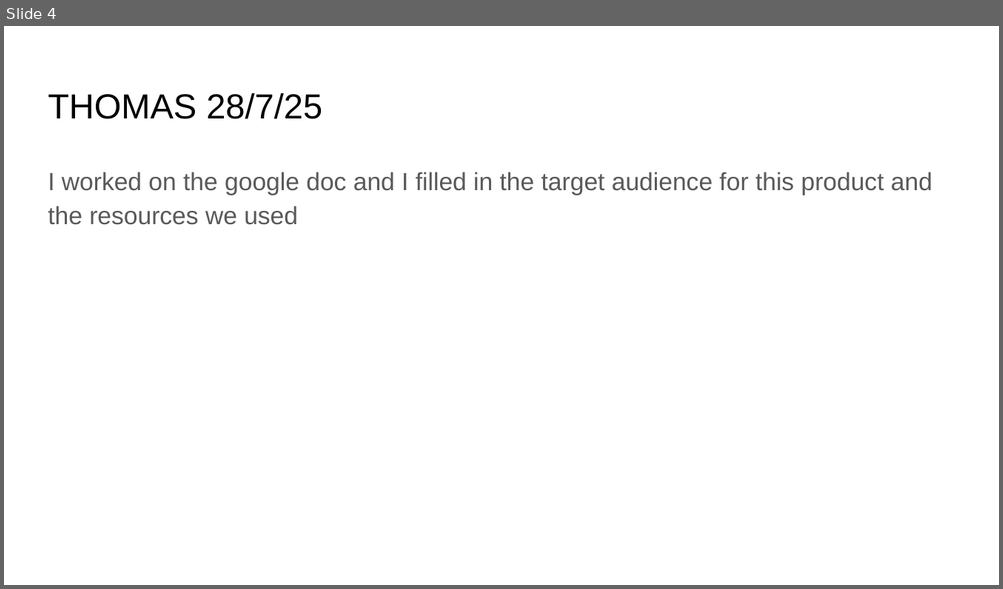
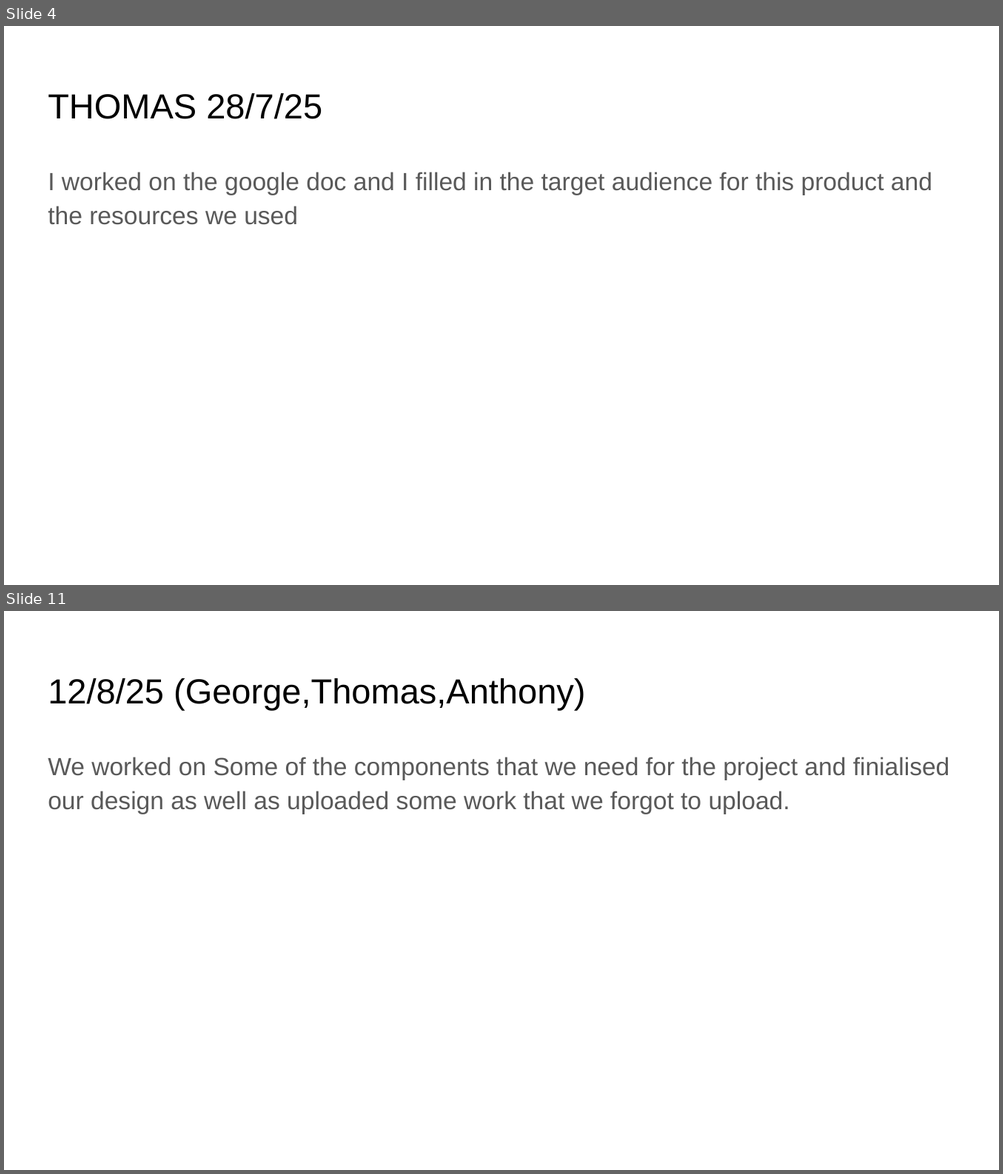
Before and after one commit to Georgemcf08/Class-View-ID-Unit-2-AOS-1, a slide deck: Computing Journal.pptx. Shown one above the other, each under a label of ours: slide 4 before the commit, slides 4 and 11 after it; the slides between them are not shown. The pictures are 1003x589 and 1003x1174 pixels, drawn with LibreOffice and Linux fonts; fonts in the diff are those of the drawing. Boxes give left, top, right and bottom in pixels: in the first picture for what was removed or moved away, otherwise in the second. Text is boxed around its words. In the diff, an @@ line names an element or a change of style, - is before the commit and + after.

```diff
--- a/Computing Journal.pptx
+++ b/Computing Journal.pptx
@@ slide 11 added at [4,611,999,1170], background #FFFFFF @@
@@ title added at [48,678,585,710], 25.2 pt, text #000000 @@
+12/8/25 (George,Thomas,Anthony)
@@ text added at [48,757,950,814], 18 pt, text #595959 @@
+We worked on Some of the components that we need for the project and finialised our design as well as uploaded some work that we forgot to upload.
```
Also in this commit, not shown: 1 slide changed, 5 other slides added.
